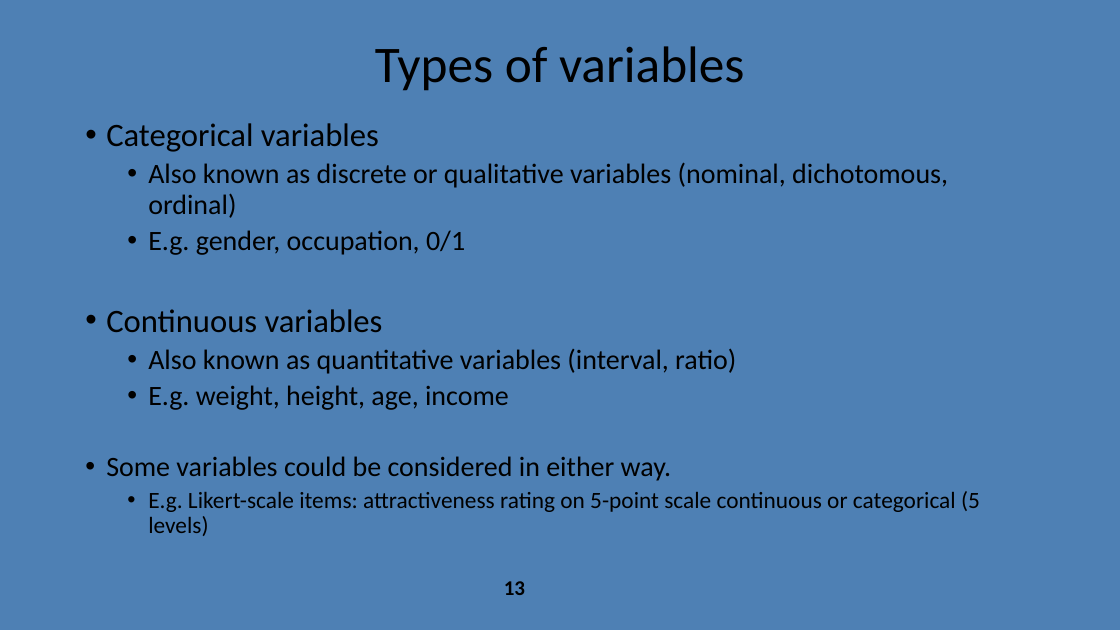
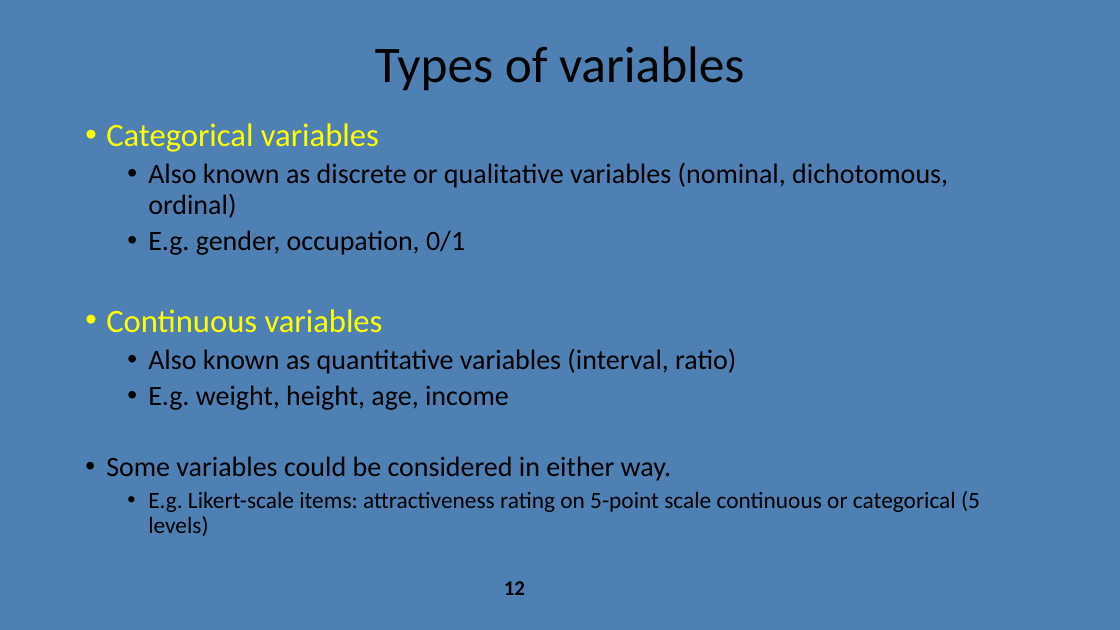
Before and after one commit to Primesty/WhyR, a slide deck: slide 12 of WhyR.pptx (slide 13 before the commit). Drawn at 1120x630 pixels with LibreOffice and Linux fonts; fonts in the diff are those of the drawing; background and template pictures are left out. Boxes give left, top, right and bottom in pixels: in the first picture for what was removed or moved away, otherwise in the second. Text is boxed around its words. In the diff, an @@ line names an element or a change of style, - is before the commit and + after.

```diff
--- a/WhyR.pptx
+++ b/WhyR.pptx
@@ text at (106, 123, 383, 332): text colour #000000 to #FFFF00 in "Categorical variables", "Continuous variables" @@
@@ page number at (504, 581, 525, 595): text changed @@
-13
+12
```
Also in this commit, not shown: 3 other slides changed, 1 slide added, 3 slides removed, 2 other files.
